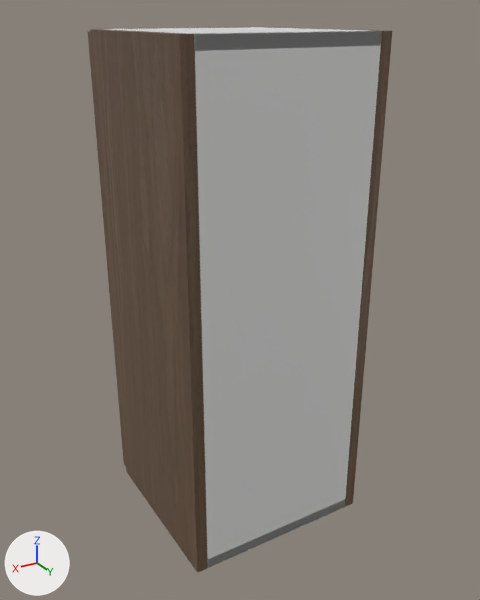
The glTF model storefront/public/cabinet-inventory/models/oppein-pb-mso-w1230.glb, before and after one commit.
Before and after are seen from a 50 mm lens placed at (0.645, 0.692, 0.782), pointed at (0.145, -0.14, 0.365). Lighting does not change. The marker at lower left points along +X, +Y and +Z. The first picture is the older version. Where no turn or scale is listed for an object, it has been applied to the vertices.

Script lines for the objects in view, before the commit:
```python
me_cube = bpy.data.meshes.new('Cube')
me_cube.from_pydata(...)  # 56 vertices, 108 faces; spans x -0.009..0.009, y -0.142..0.142, z -0.381..0.381
me_cube.materials.append(mat_supplier_finish___smoked_oak)
me_cube_001 = bpy.data.meshes.new('Cube.001')
me_cube_001.from_pydata(...)  # 56 vertices, 108 faces; spans x -0.009..0.009, y -0.142..0.142, z -0.381..0.381
me_cube_001.materials.append(mat_supplier_finish___smoked_oak)
me_cube_002 = bpy.data.meshes.new('Cube.002')
me_cube_002.from_pydata(...)  # 56 vertices, 108 faces; spans x -0.134..0.134, y -0.006..0.006, z -0.381..0.381
me_cube_002.materials.append(mat_cabinet_interior___visual_interpretation)  # white #e5e6e3
ob_cabinet_back = bpy.data.objects.new('Cabinet back', me_cube_002)
ob_cabinet_back.location = (0.152, -0.006, 0.381)
ob_cabinet_side = bpy.data.objects.new('Cabinet side', me_cube)
ob_cabinet_side.location = (0.009, -0.142, 0.381)
ob_cabinet_side_001 = bpy.data.objects.new('Cabinet side.001', me_cube_001)
ob_cabinet_side_001.location = (0.296, -0.142, 0.381)
# also in view: 'Door' at (0.152, -0.295, 0.381); 'Cabinet bottom' at (0.152, -0.142, 0.009); 'Cabinet top' at (0.152, -0.142, 0.753)
```
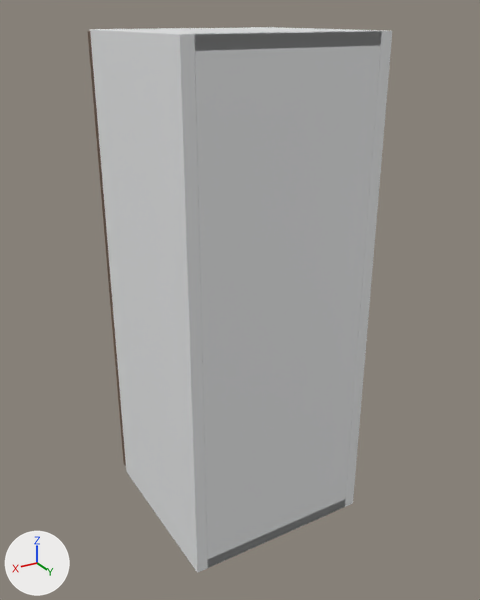
Location of each change, [x1, y1, x2, y2] in pixels of the pictures (480 x 600 px):
'Cabinet side.001', recoloured (lighter)
    both: [90, 29, 208, 573]
'Cabinet side', recoloured
    both: [265, 27, 392, 507]

Diff of the bpy script that builds the scene:
```diff
--- a/storefront/public/cabinet-inventory/models/oppein-pb-mso-w1230.glb.py
+++ b/storefront/public/cabinet-inventory/models/oppein-pb-mso-w1230.glb.py
@@ mat_white_cabinet_carcass @@
+mat_white_cabinet_carcass = principled_material('White cabinet carcass')
+mat_white_cabinet_carcass.base_color = (0.82, 0.83, 0.835)  # white #eaebec
+mat_white_cabinet_carcass.roughness = 0.48
@@ me_cube @@
 me_cube.from_pydata(...)  # 56 vertices, 108 faces; spans x -0.009..0.009, y -0.142..0.142, z -0.381..0.381
-me_cube.materials.append(mat_supplier_finish___smoked_oak)
+me_cube.materials.append(mat_white_cabinet_carcass)  # white #eaebec
@@ me_cube_001 @@
 me_cube_001.from_pydata(...)  # 56 vertices, 108 faces; spans x -0.009..0.009, y -0.142..0.142, z -0.381..0.381
-me_cube_001.materials.append(mat_supplier_finish___smoked_oak)
+me_cube_001.materials.append(mat_white_cabinet_carcass)  # white #eaebec
```
